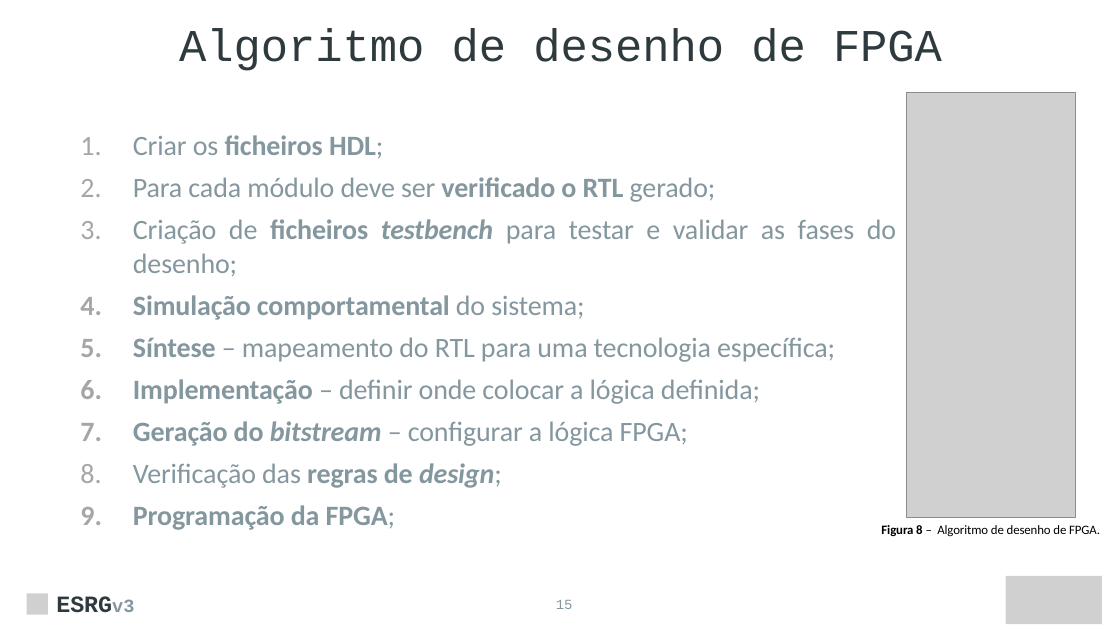
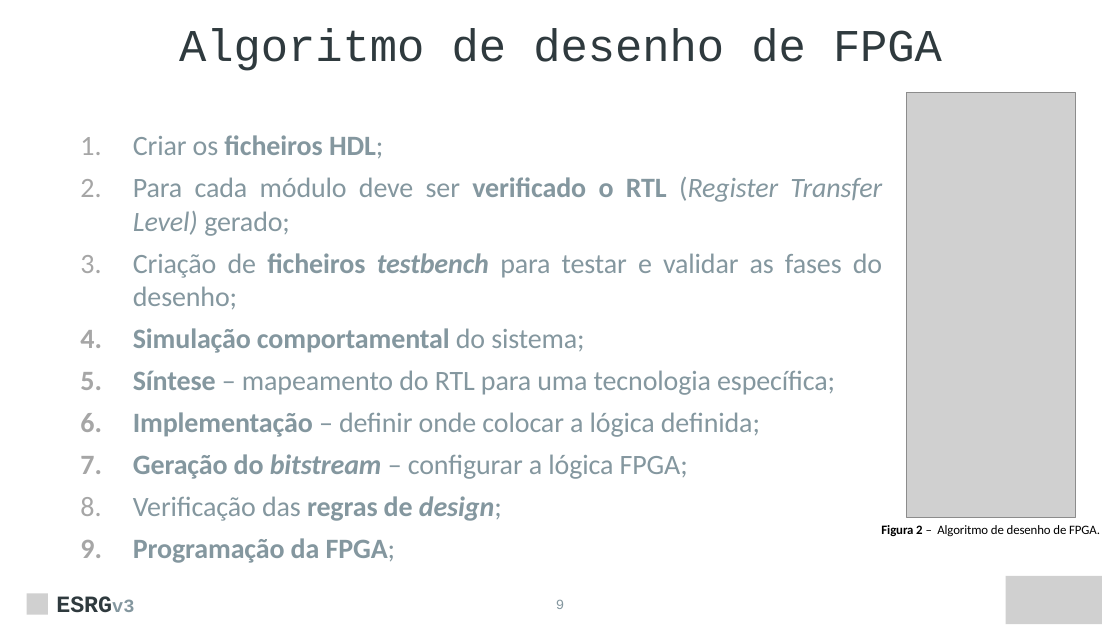
Before and after one commit to ESRGgroup9/oscilloscope_fpga, a slide deck: slide 9 of doc/presentations/first_presentation_20_4.pptx (slide 15 before the commit). Drawn at 1120x630 pixels with LibreOffice and Linux fonts; fonts in the diff are those of the drawing; grey boxes stand for pictures. Boxes give left, top, right and bottom in pixels: in the first picture for what was removed or moved away, otherwise in the second. Text is boxed around its words. In the diff, an @@ line names an element or a change of style, - is before the commit and + after.

```diff
--- a/doc/presentations/first_presentation_20_4.pptx
+++ b/doc/presentations/first_presentation_20_4.pptx
@@ text at [133, 177, 882, 236]: text changed @@
-  2. Para cada módulo deve ser verificado o RTL gerado;
+  2. Para cada módulo deve ser verificado o RTL (Register Transfer Level) gerado;
@@ text at [881, 525, 1100, 536]: text changed @@
-  Figura 8 – Algoritmo de desenho de FPGA.
+  Figura 2 – Algoritmo de desenho de FPGA.
@@ page number at [556, 600, 564, 609]: text changed @@
-15
+9
```
Also in this commit, not shown: 14 other slides changed, 1 slide added, 2 other files.
